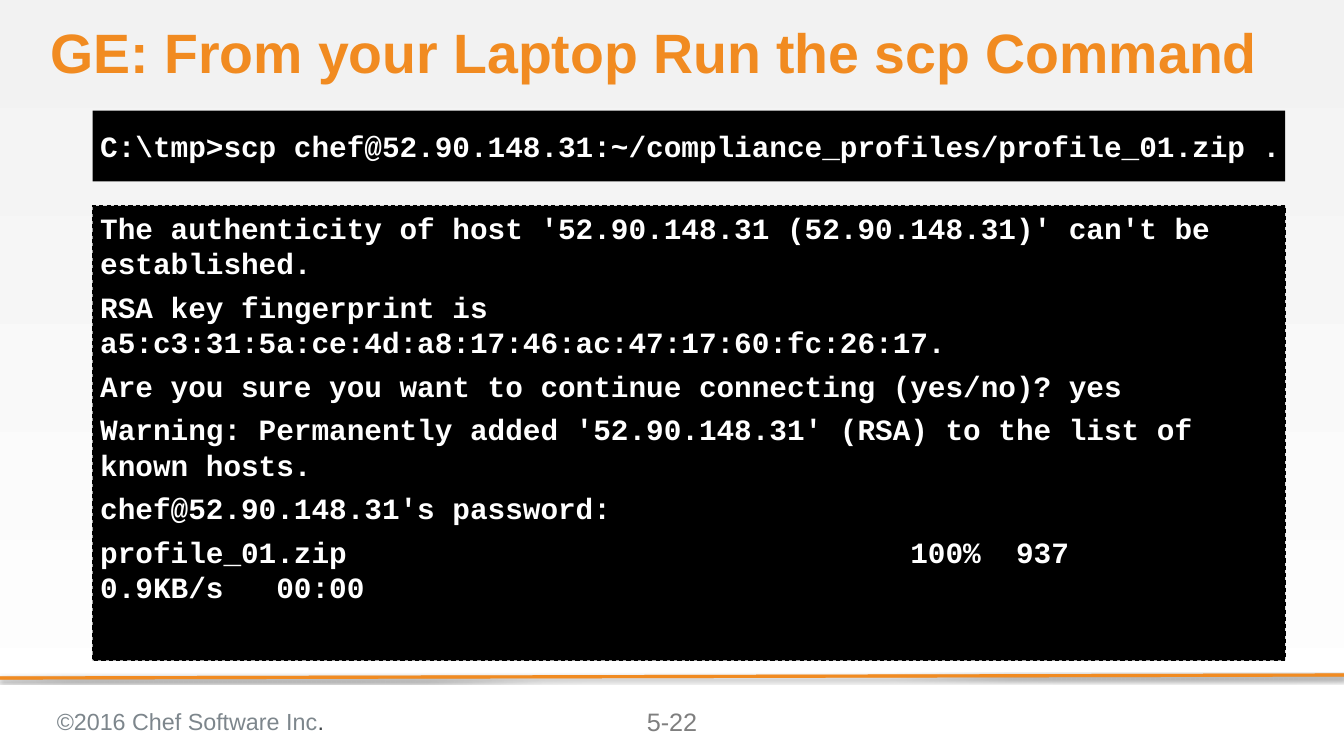
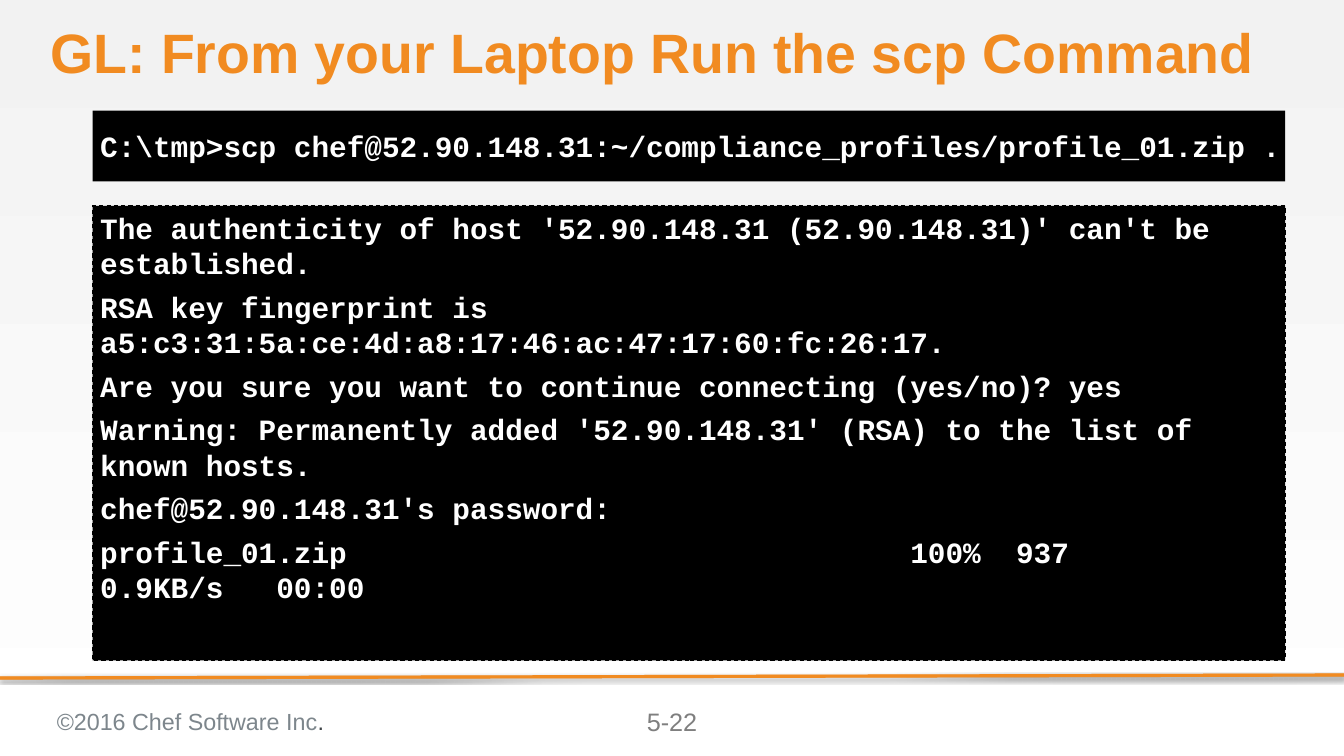
Before and after one commit to bchamby/chef-compliance-installation-configuration-operation, a slide deck: slide 22 of 05-creating-custom-profiles.pptx. Drawn at 1344x756 pixels with LibreOffice and Linux fonts; fonts in the diff are those of the drawing; background and template pictures are left out. Boxes give left, top, right and bottom in pixels: in the first picture for what was removed or moved away, otherwise in the second. Text is boxed around its words. In the diff, an @@ line names an element or a change of style, - is before the commit and + after.

```diff
--- a/05-creating-custom-profiles.pptx
+++ b/05-creating-custom-profiles.pptx
@@ title at (50, 33, 1254, 83): text changed @@
-GE: From your Laptop Run the scp Command
+GL: From your Laptop Run the scp Command
```
Also in this commit, not shown: 25 other slides changed, 1 other file.
